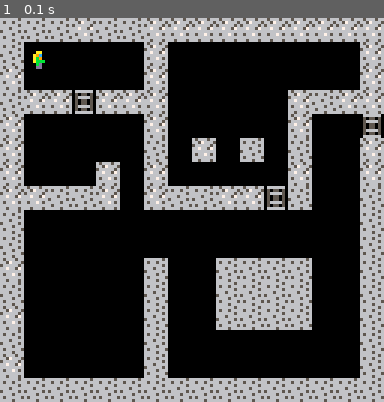
Above: before the commit, frame 1.
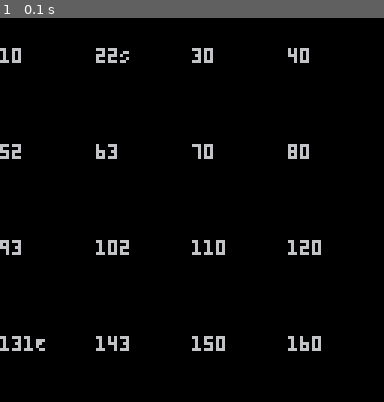
Above: after the commit, the same moment.

Repository: jmahoney/spade
Game: PICO-8 cartridge spade.p8
Two runs of this game, one before a commit and one after it. Both use one fixed random seed, a clock stepped at 60 frames per second and the inputs below.
Inputs:
- Up to frame 1 (0.1 s): no input

The runs differ from the first frame. In frame 1, 43% of the frame differs, in the area x 0-100%, y 0-100%.

Commit message:
Moved level generation into main file

Diff:
--- a/spade.p8
+++ b/spade.p8
@@ -63,24 +63,237 @@
    return next_index, next_delay
 end
 
+DEBUG = true
+
+log = function(msg)
+   if DEBUG then
+      printh(msg)
+   end
+
+end
+
+log('hello from spade')
+
+SIDE_ROOM = 0
+LEFT_RIGHT_ROOM = 1
+LEFT_RIGHT_BOTTOM_ROOM = 2
+LEFT_RIGHT_TOP_ROOM = 3
+
+room = {}
+room.new = function(init)
+   init = init or {}
+   local self = {}
+   self.room_type = init.room_type
+   self.is_start = false or init.is_start
+   self.is_exit = false or init.is_exit
+   self.room_number = init.room_number
+   self.can_go_left_from_here = room.can_go_left_from_here
+   self.can_go_right_from_here = room.can_go_right_from_here
+   self.can_go_down_from_here = room.can_go_down_from_here
+   return self
+end
+
+room.can_go_left_from_here = function(self)
+   if is_in_seq(self.room_number, {1,5,9,13}) then return false else return true end
+end
+
+room.can_go_right_from_here = function(self)
+   if is_in_seq(self.room_number, {4,8,12,16}) then return false else return true end
+end
+
+room.can_go_down_from_here = function(self)
+   if is_in_seq(self.room_number, {13,14,15,16}) then return false else return true end
+end
+
+is_in_seq = function(n, seq)
+   local found = false
+   foreach(seq, function(i)
+	      if i == n then
+		 found = true
+	      end
+   end)
+   return found
+end
+
+ROOMS = {}
+
+LEFT = 0
+RIGHT = 1
+DOWN = 2
+
+function pick_direction()
+   local r = flr(rnd(5)+1)
+
+   if r == 5 then return DOWN end
+   if r <= 2 then return LEFT end
+   return RIGHT
+end
+
+
 function _init()
-   spade = spade.new()
-   -- spinner = robot.new({sprites={1,2}, delay=6, x=20, y=20})
-   -- sentry = robot.new({sprites={7,8,7,9}, delay=50, x=80, y=90})
-end
-
-function _update()
-   -- spinner:update()
-   -- sentry:update()
+   -- first lets fill our grid with filler rooms
+   for i = 1, 16 do
+      add(ROOMS, room.new({room_number = i, room_type = SIDE_ROOM}))
+   end
+
+   -- first we put a room at one of the top rows
+   local start_room_number = flr(rnd(4)+1)
+   local start_room_type = flr(rnd(2)+1)
+
+   local start_room = room.new({is_start = true,
+				room_number = start_room_number,
+				room_type = start_room_type})
+   ROOMS[start_room_number] = start_room
+
+   -- now we place the other rooms
+
+
+   -- where do we want to place the next room
+   local direction = pick_direction()
+
+   log('direction: '..direction)
+
+   local horizontal_direction = LEFT
+   if direction != DOWN then horizontal_direction = direction end
+
+   log('horizontal direction: '..horizontal_direction)
+
+   local current_room = start_room
+   local next_room
+
+   -- we have one room down and now we need to put in the rest of
+   -- the path
+
+   log('placed start room at '..current_room.room_number)
+
+   path_completed = false
+   -- until the path is completed we need to
+
+   log('about to place the rest of the path')
+   while path_completed == false do
+
+      -- where do we want to put the next room?
+      -- left, right, or down?
+      local next_room_direction = pick_direction()
+
+      log('next room direction '..next_room_direction)
+      if next_room_direction == DOWN then
+	 direction = DOWN
+      else
+	 direction = horizontal_direction
+      end
+      log('next actual direction '..direction)
+
+
+      -- if we want to place it horizontally and
+      -- we can't because the current room is on an edge
+      -- then we want to try and go down.
+      if (direction == LEFT and not current_room:can_go_left_from_here())
+      or (direction == RIGHT and not current_room:can_go_right_from_here()) then
+	 log('forced to go down')
+	 direction = DOWN
+      end
+
+      -- if we want to place the next room below the current
+      -- room and we're on the bottom level then we've
+      -- reached the end of the path
+      if direction == DOWN and not current_room:can_go_down_from_here() then
+	 log('want to go down but cannot. marking '..current_room.room_number..' as exit')
+	 path_completed = true
+	 current_room.is_exit = true
+	 break
+      end
+
+      if path_completed then
+	 log('path is completed but we are still processing?!')
+      end
+
+      -- we're still in our loop so lets place a room
+      -- what room number is it
+      local next_room_number
+      if direction == LEFT then
+	 next_room_number = current_room.room_number - 1
+      elseif direction == RIGHT then
+	 next_room_number = current_room.room_number + 1
+      else
+	 next_room_number = current_room.room_number + 4
+      end
+
+      log('picked next room number: '..next_room_number..'. the current room number is '..current_room.room_number)
+
+      local next_room_type = LEFT_RIGHT_ROOM
+
+      -- if we're going down then we need to make sure the
+      -- current room has a down exit
+      -- we also want to flip the horizontal direction
+      if direction == DOWN then
+	 current_room.room_type = LEFT_RIGHT_BOTTOM_ROOM
+	 next_room_type = LEFT_RIGHT_TOP_ROOM
+	 if horizontal_direction == LEFT then
+	    horizontal_direction = RIGHT
+	 else
+	    horizontal_direction = LEFT
+	 end
+	 log('new horizontal direction is '..horizontal_direction)
+      end
+
+      -- we place the room and get ready to start again
+      local next_room = room.new({room_number = next_room_number,
+				  room_type = next_room_type})
+
+      ROOMS[next_room.room_number] = next_room
+      log('placed a room at '..next_room.room_number)
+      current_room = next_room
+      log('current_room is now '..current_room.room_number)
+   end
 end
 
 function _draw()
    cls()
-   map(0,0,0,0,16,16)
-   spade:draw()
-   -- spinner:draw()
-   -- sentry:draw()
-end
+   local x = 0
+   local y = 10
+   for i = 1, 16 do
+      local room = ROOMS[i]
+      local s = ''
+      if room.room_type then
+   	 s = room.room_number..room.room_type
+   	 if room.is_start then s = s..'S' end
+   	 if room.is_exit then s = s..'E' end
+   	 print(s, x, y)
+      else
+	 print(room.room_number, x, y)
+      end
+      x+=32
+      if i % 4 == 0 then
+   	 x = 0
+   	 y += 32
+      end
+
+   end
+   -- print(tries, 0, 0)
+   -- print(path_completed, 0, 10)
+
+
+end
+
+-- function _init()
+--    spade = spade.new()
+--    -- spinner = robot.new({sprites={1,2}, delay=6, x=20, y=20})
+--    -- sentry = robot.new({sprites={7,8,7,9}, delay=50, x=80, y=90})
+-- end
+
+-- function _update()
+--    -- spinner:update()
+--    -- sentry:update()
+-- end
+
+-- function _draw()
+--    cls()
+--    map(0,0,0,0,16,16)
+--    spade:draw()
+--    -- spinner:draw()
+--    -- sentry:draw()
+-- end
 
 __gfx__
 00000000000000000000000000000000000077000000000000082000005850000055800000855000008550000000000000000000000000000000000000000000
